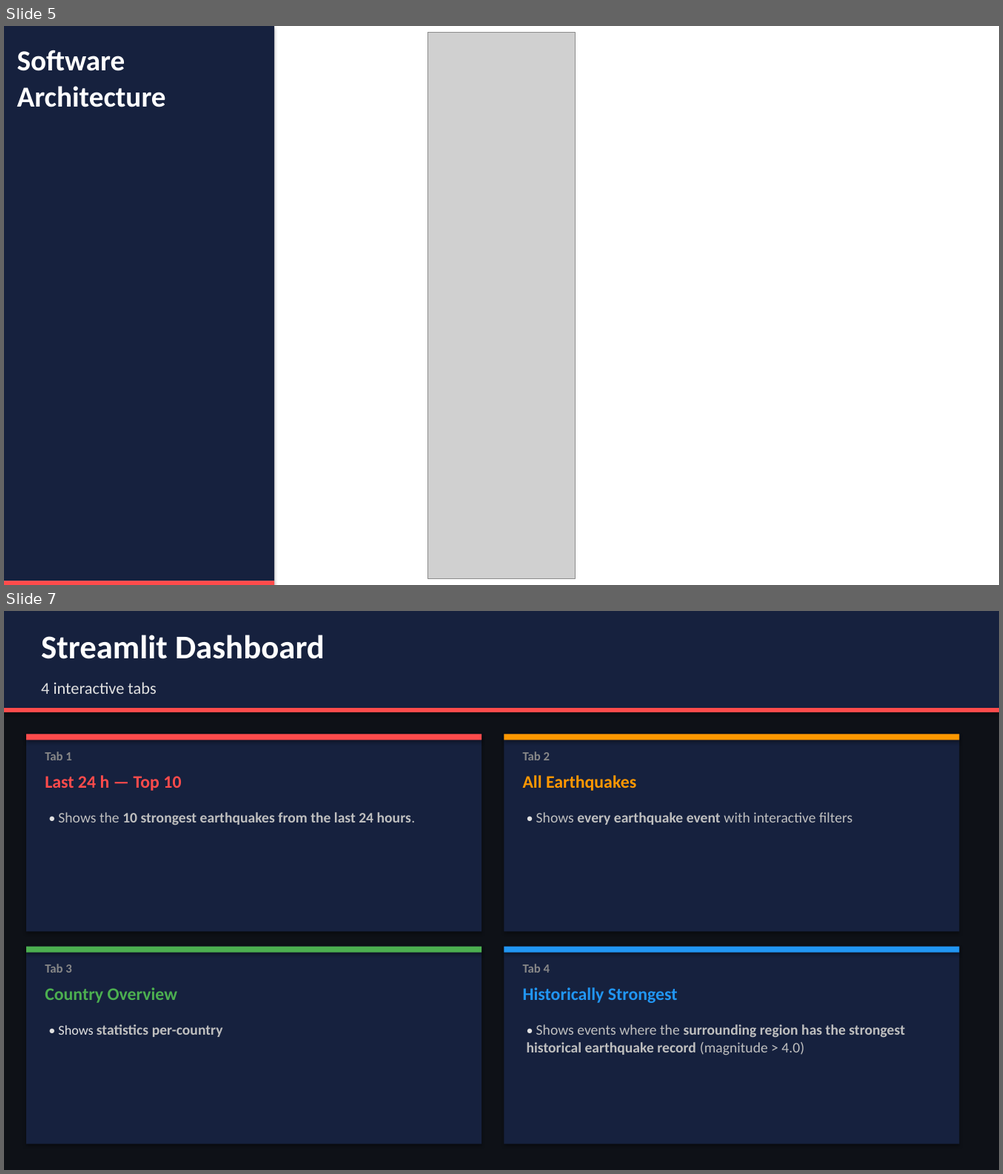
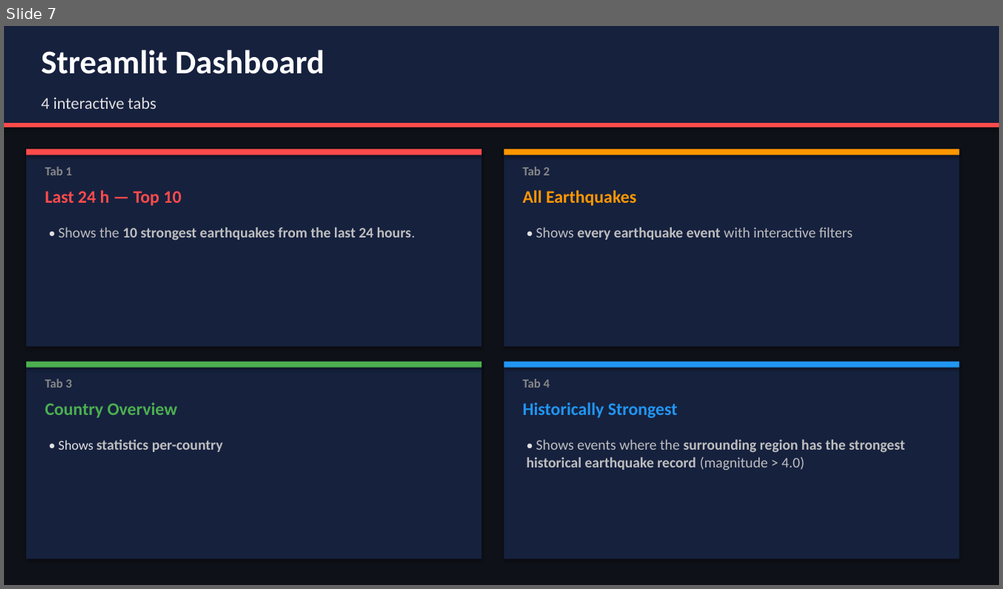
Before and after one commit to humanexamples/Earthquake_Monitor, a slide deck: _documentation/Earthquake_Monitor_Presentation.pptx. Shown one above the other, each under a label of ours: slides 5 and 7 before the commit, slide 7 after it; the slides between them are not shown. The pictures are 1003x1174 and 1003x589 pixels, drawn with LibreOffice and Linux fonts; fonts in the diff are those of the drawing; grey boxes stand for pictures. Boxes give left, top, right and bottom in pixels: in the first picture for what was removed or moved away, otherwise in the second. Text is boxed around its words. In the diff, an @@ line names an element or a change of style, - is before the commit and + after.

```diff
--- a/_documentation/Earthquake_Monitor_Presentation.pptx
+++ b/_documentation/Earthquake_Monitor_Presentation.pptx
@@ slide 5 removed at [4,26,999,585], background #FFFFFF @@
@@ rectangle removed at [4,26,274,581] @@
@@ picture removed at [428,32,575,579] @@
@@ text removed at [17,50,166,107] @@
-Software Architecture
@@ rectangle removed at [4,581,274,585] @@
```
Also in this commit, not shown: 2 slides changed, 1 slide added, 32 other files.
